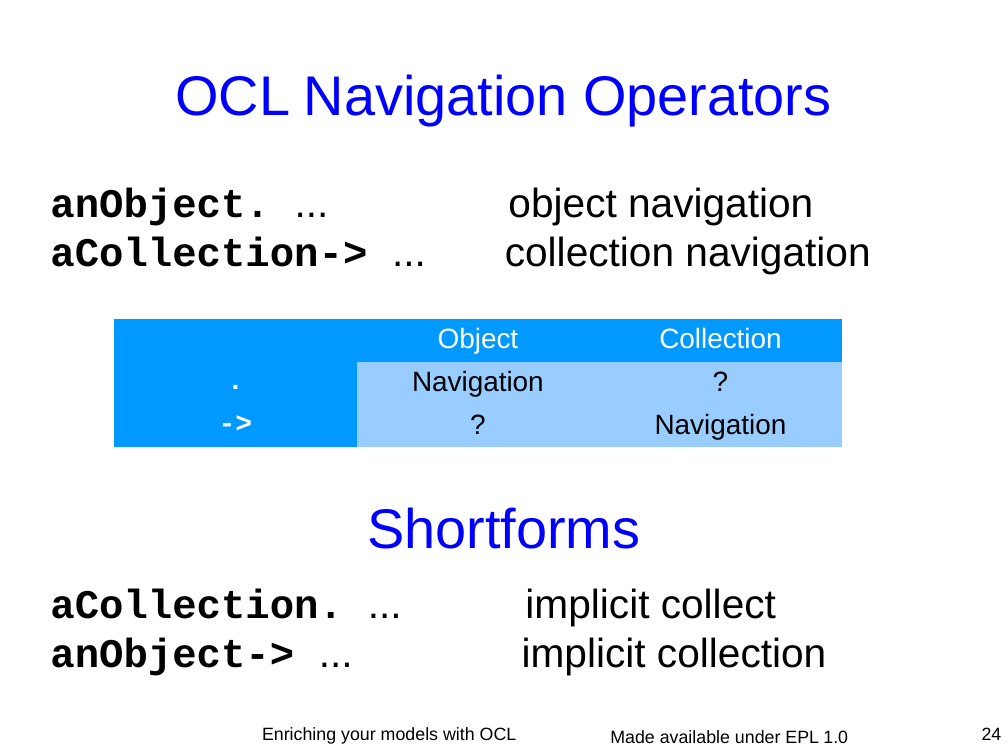
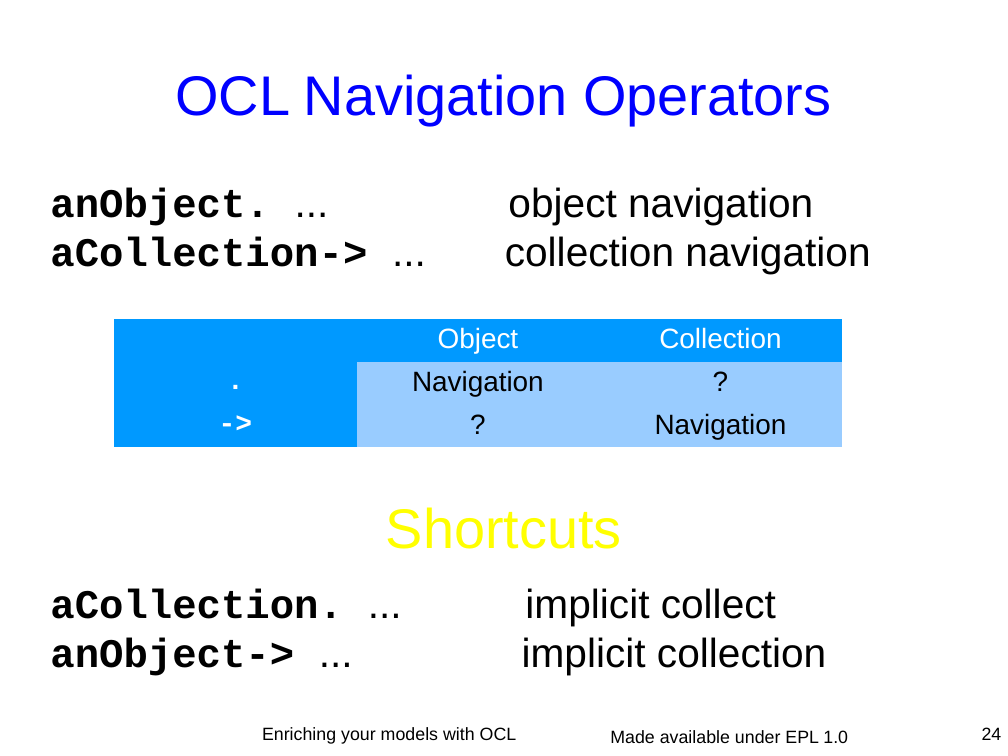
Before and after one commit to eclipse-ocl/ocl-website, a slide deck: slide 24 of ocl/docs/publications/ESE2010LongTalk/EnrichingWithOCL.odp. Drawn at 1008x756 pixels with LibreOffice and Linux fonts; fonts in the diff are those of the drawing. Boxes give left, top, right and bottom in pixels: in the first picture for what was removed or moved away, otherwise in the second. Text is boxed around its words. In the diff, an @@ line names an element or a change of style, - is before the commit and + after.

```diff
--- a/ocl/docs/publications/ESE2010LongTalk/EnrichingWithOCL.odp
+++ b/ocl/docs/publications/ESE2010LongTalk/EnrichingWithOCL.odp
@@ text at <box>386,507,622,549</box>: text changed; text colour #0000FF to #FFFF00 @@
-Shortforms
+Shortcuts
```
Also in this commit, not shown: 7 other slides changed.
